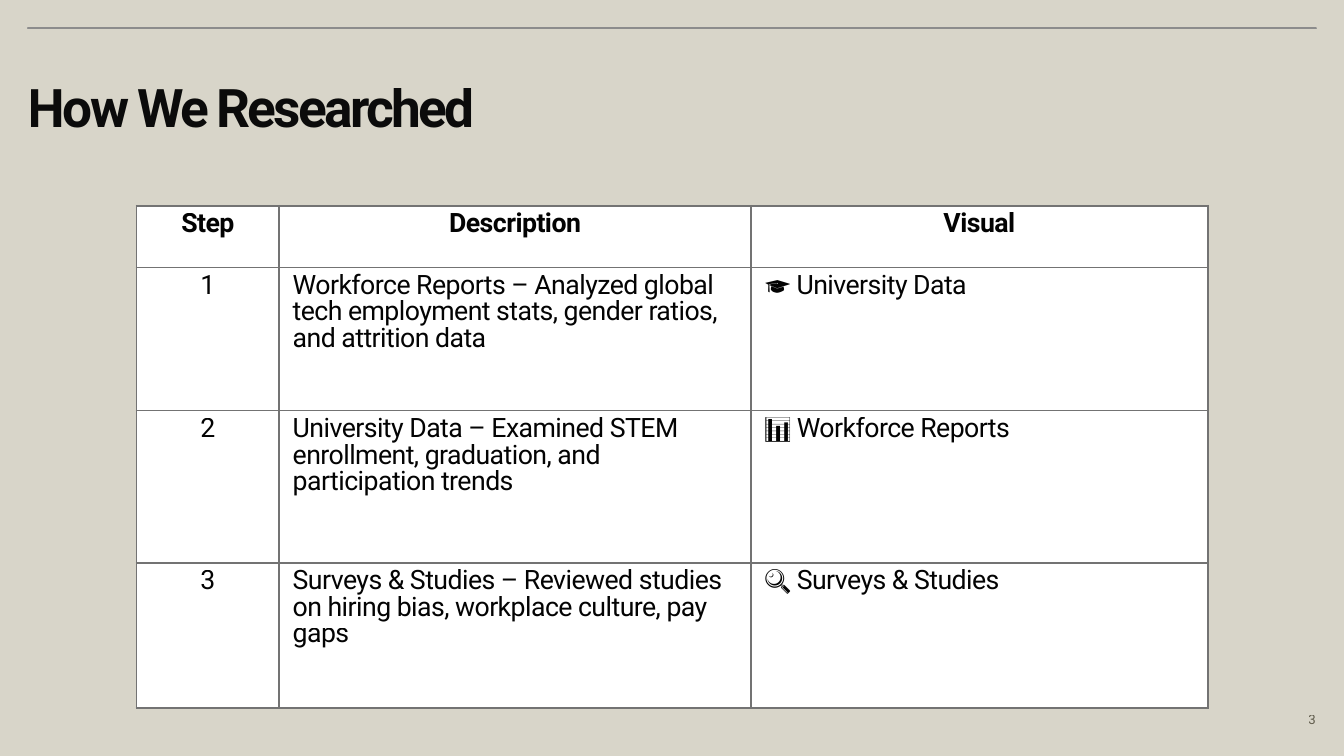
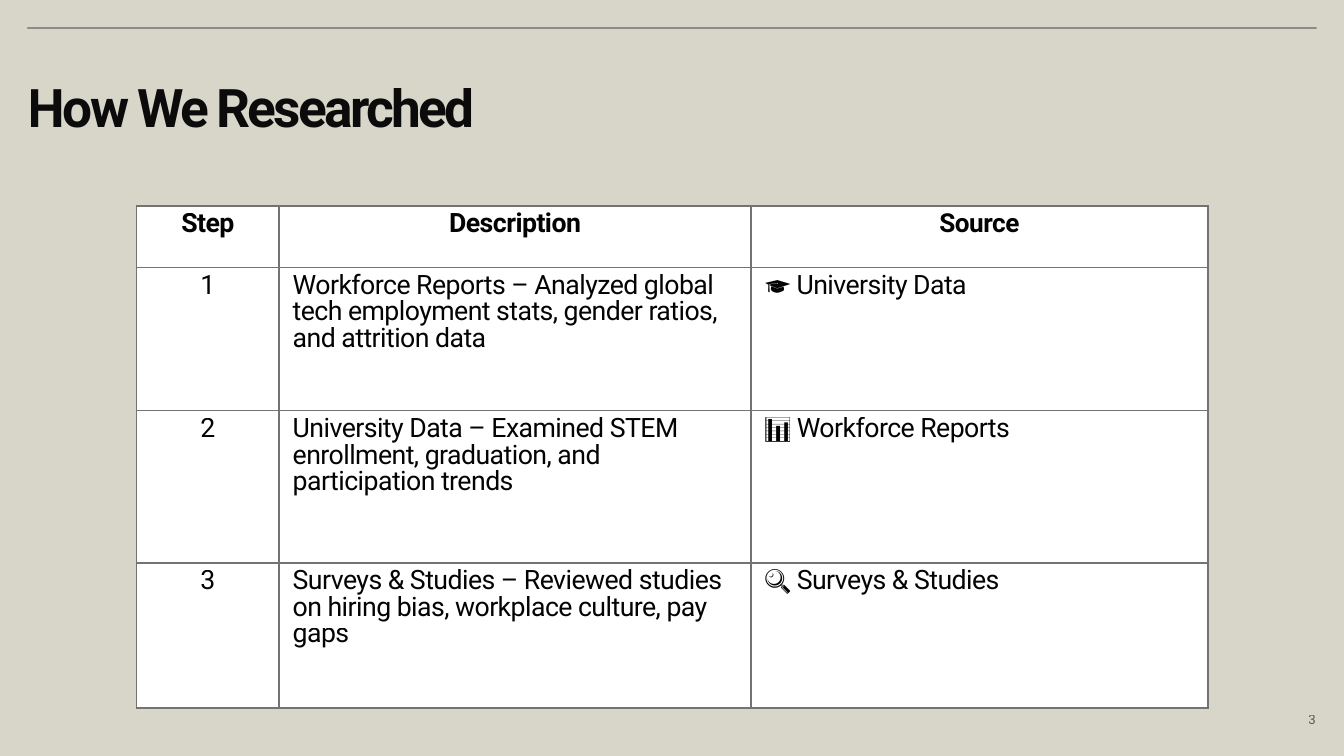
Before and after one commit to Rashiiik/SPL-01, a slide deck: slide 3 of Presentation.pptx. Drawn at 1344x756 pixels with LibreOffice and Linux fonts; fonts in the diff are those of the drawing; grey boxes stand for pictures. Boxes give left, top, right and bottom in pixels: in the first picture for what was removed or moved away, otherwise in the second. Text is boxed around its words. In the diff, an @@ line names an element or a change of style, - is before the commit and + after.

```diff
--- a/Presentation.pptx
+++ b/Presentation.pptx
@@ table at (x1=137, y1=206, x2=1208, y2=708) @@
-row 1, column 3: Visual
+row 1, column 3: Source
```
